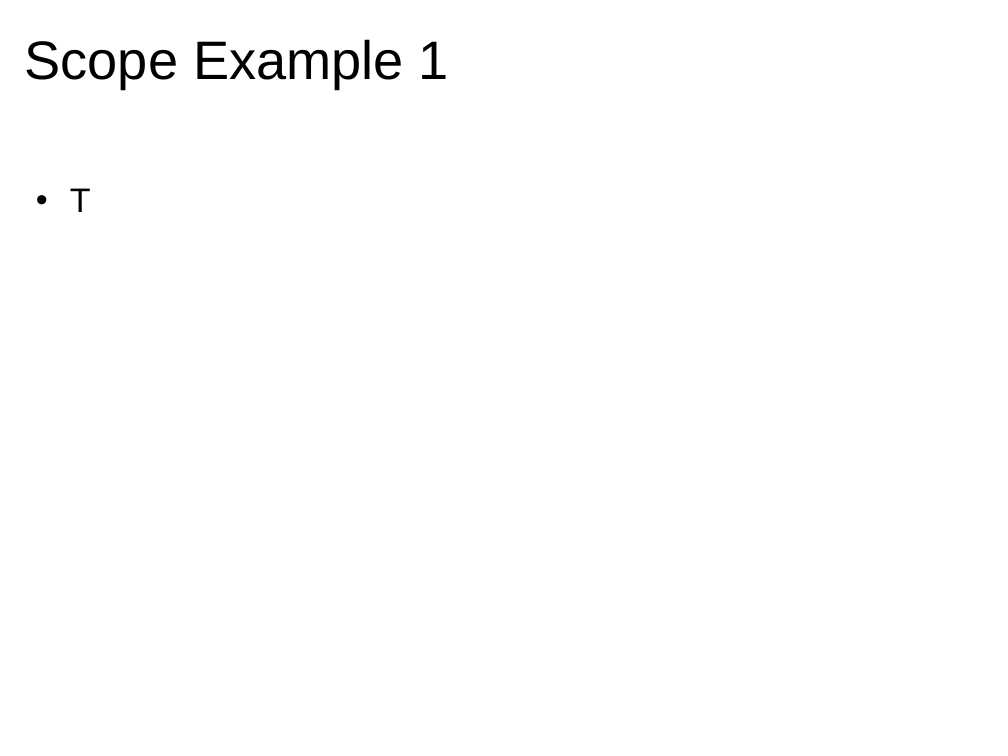
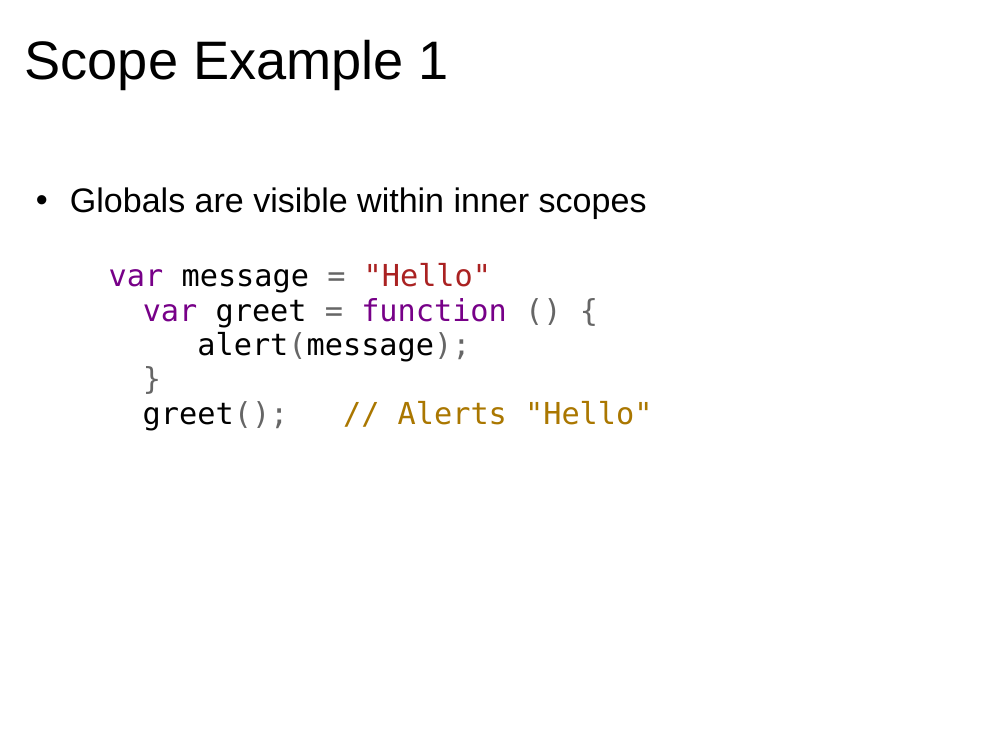
Before and after one commit to dondi/javascript-book, a slide deck: slide 25 of presentations/Chapter_5_Presentation.ppt (slide 22 before the commit). Drawn at 1008x756 pixels with LibreOffice and Linux fonts; fonts in the diff are those of the drawing; background and template pictures are left out. Boxes give left, top, right and bottom in pixels: in the first picture for what was removed or moved away, otherwise in the second. Text is boxed around its words. In the diff, an @@ line names an element or a change of style, - is before the commit and + after.

```diff
--- a/presentations/Chapter_5_Presentation.ppt
+++ b/presentations/Chapter_5_Presentation.ppt
@@ text at (x1=70, y1=187, x2=652, y2=430): text changed; size 27 to 24 pt; font Arial to DejaVu Sans Mono @@
-  • T
+  • Globals are visible within inner scopes
+  var message = "Hello"
+  var greet = function () {
+  alert(message);
+  }
+  greet(); // Alerts "Hello"
```
Also in this commit, not shown: 7 other slides changed, 5 slides added, 2 slides removed.
